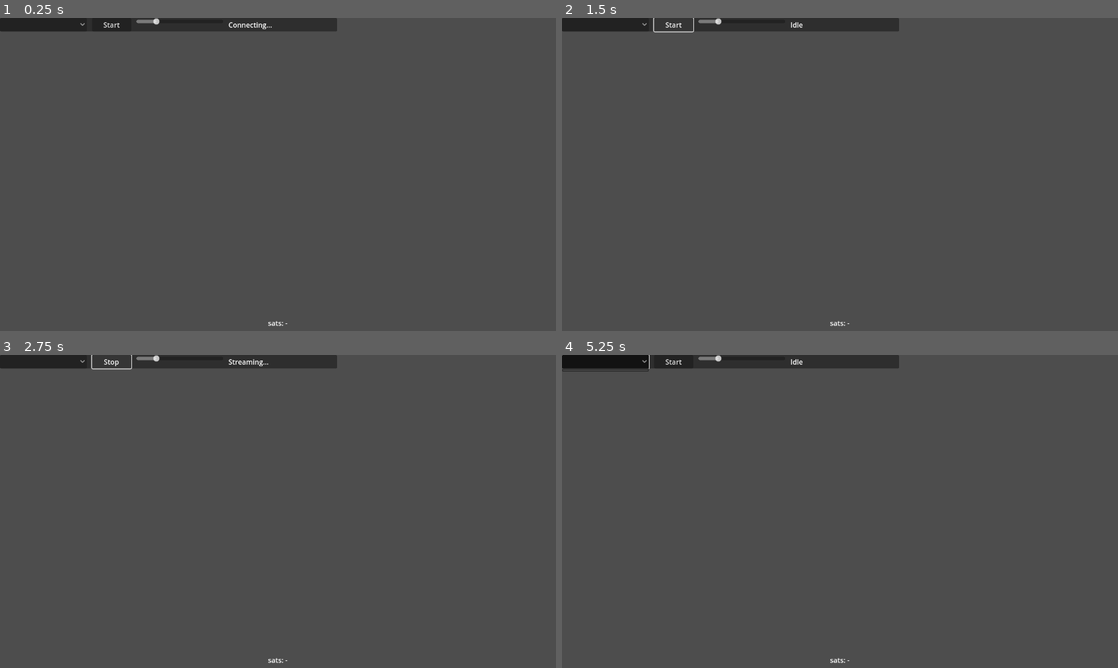
Above: before the commit, frames 1-4 (two rows, left to right).
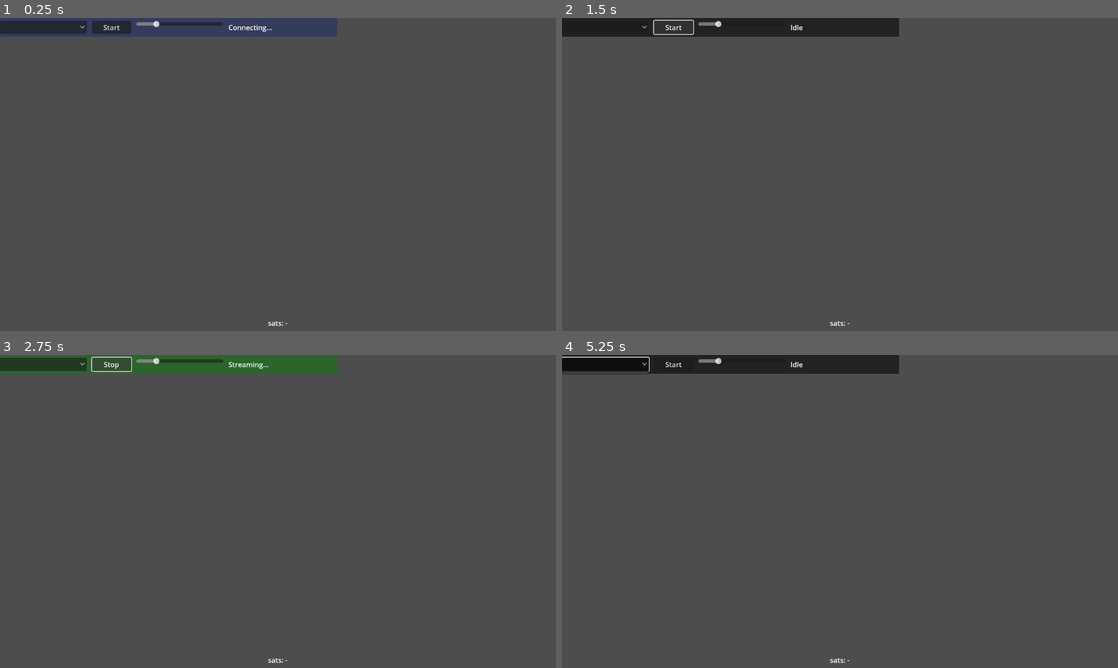
Above: after the commit, the same moments.

Repository: zhuh2664-coder/SatelliteSimJulia
Game: Godot game, scene res://scenes/main.tscn
Two runs of this game, one before a commit and one after it. Both use one fixed random seed, a clock stepped at 60 frames per second and the inputs below.
Inputs (mouse positions are in pixels of both pictures, inside the frame that each line leads up to):
- Up to frame 1 (0.25 s): no input
- Up to frame 2 (1.5 s): click "Start" at 0.5 s; click "Stop" at 1.25 s
- Up to frame 3 (2.75 s): click "Start" at 2 s
- Up to frame 4 (5.25 s): click "Stop" at 2.75 s; click "Start" at 3.5 s; click "Stop" at 4.25 s; click (606, 361) at 5.02 s

The runs differ from the first frame. In frame 1, 2.7% of the frame differs, in the area x 0-61%, y 0-6%; in frame 2, 1.3%; in frame 3, 2.8%; in frame 4, 1.2%.

Commit message:
feat(godot): M5.1 — top panel color reflects connection state
Change the top panel background color based on UI state, providing
immediate visual feedback about the WS connection + simulation status.

Color mapping (all @export var, tweak in Inspector):
- idle (default black)         — initial, no activity
- connecting (dim blue)        — WS handshake in progress
- connected (dark green)       — WS open, no simulation
- streaming (bright green)     — frames arriving
- error (red)                  — connection or server error

Implementation:
- Switched PanelContainer background to StyleBoxFlat (was default)
- _panel_stylebox stored as instance var for color updates
- set_status() detects state from prefix and applies theme color
- 5 @export vars: theme_idle / connecting / connected / streaming / error

Verification:
- godot --headless --check-only: compile clean
- e2e: 7 frames, 198 positions, 132 ISL, 93 avail
- first sat pos bit-exact match

Diff:
--- a/godot-sandbox/scripts/sandbox_ui.gd
+++ b/godot-sandbox/scripts/sandbox_ui.gd
@@ -16,11 +16,19 @@
 signal stop_clicked
 signal speed_changed(speed: float)
 
+# M5.1: 状态主题色（顶部面板背景）
+@export var theme_idle: Color = Color(0.0, 0.0, 0.0, 0.55)
+@export var theme_connecting: Color = Color(0.15, 0.20, 0.40, 0.65)
+@export var theme_connected: Color = Color(0.0, 0.30, 0.10, 0.55)
+@export var theme_streaming: Color = Color(0.10, 0.45, 0.10, 0.65)
+@export var theme_error: Color = Color(0.55, 0.10, 0.10, 0.65)
+
 var _constellation_dropdown: OptionButton
 var _start_button: Button
 var _speed_slider: HSlider
 var _status_label: Label
 var _hud_label: Label
+var _panel_stylebox: StyleBoxFlat    # M5.1: 实例字段，用于换色
 
 var _names: PackedStringArray = []
 var _running: bool = false
@@ -39,6 +47,12 @@
 	# 顶部面板
 	var panel = PanelContainer.new()
 	panel.name = "TopPanel"
+	# M5.1: 用 StyleBoxFlat 让背景色可变
+	_panel_stylebox = StyleBoxFlat.new()
+	_panel_stylebox.bg_color = theme_idle
+	_panel_stylebox.content_margin_top = 6
+	_panel_stylebox.content_margin_bottom = 6
+	panel.add_theme_stylebox_override("panel", _panel_stylebox)
 	var hbox = HBoxContainer.new()
 	hbox.add_theme_constant_override("separation", 12)
 	panel.add_child(hbox)
@@ -120,6 +134,17 @@
 
 func set_status(s: String) -> void:
 	_status_label.text = s
+	# M5.1: 根据状态文本切换主题色
+	if s.begins_with("Error") or s.find("Error:") >= 0:
+		_panel_stylebox.bg_color = theme_error
+	elif s.begins_with("Connecting"):
+		_panel_stylebox.bg_color = theme_connecting
+	elif s.begins_with("Connected"):
+		_panel_stylebox.bg_color = theme_connected
+	elif s.begins_with("Streaming") or s.begins_with("Starting"):
+		_panel_stylebox.bg_color = theme_streaming
+	else:
+		_panel_stylebox.bg_color = theme_idle
 
 func set_hud(sats: int, frame: int, total: int, isl_avail: int, isl_total: int) -> void:
 	_hud_label.text = "sats: %d    frame: %d/%d    ISL: %d/%d" % [sats, frame, total, isl_avail, isl_total]
